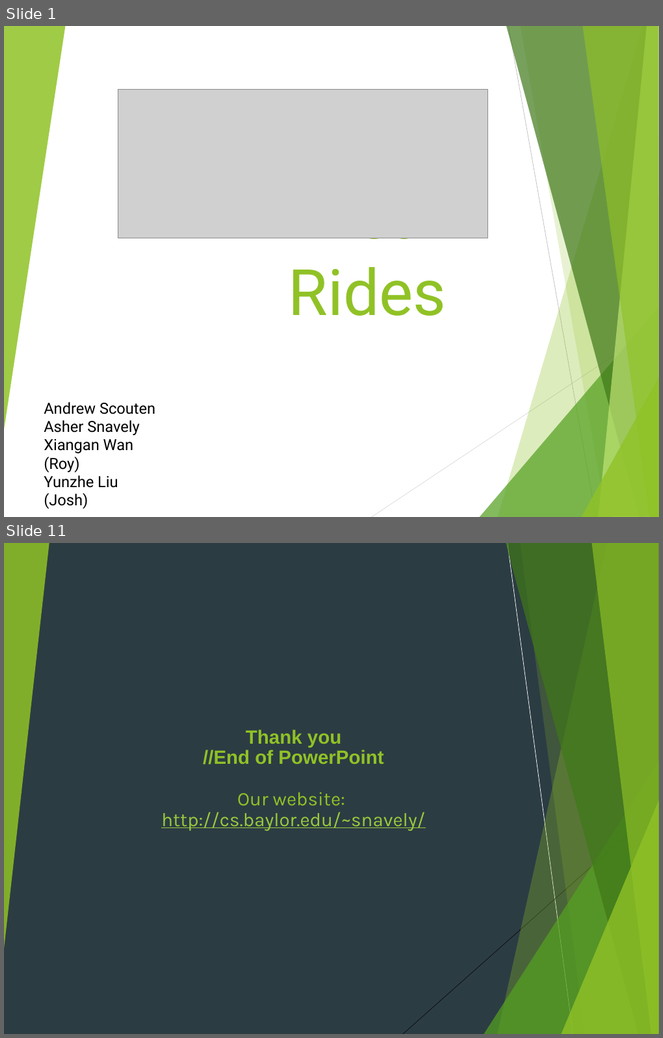
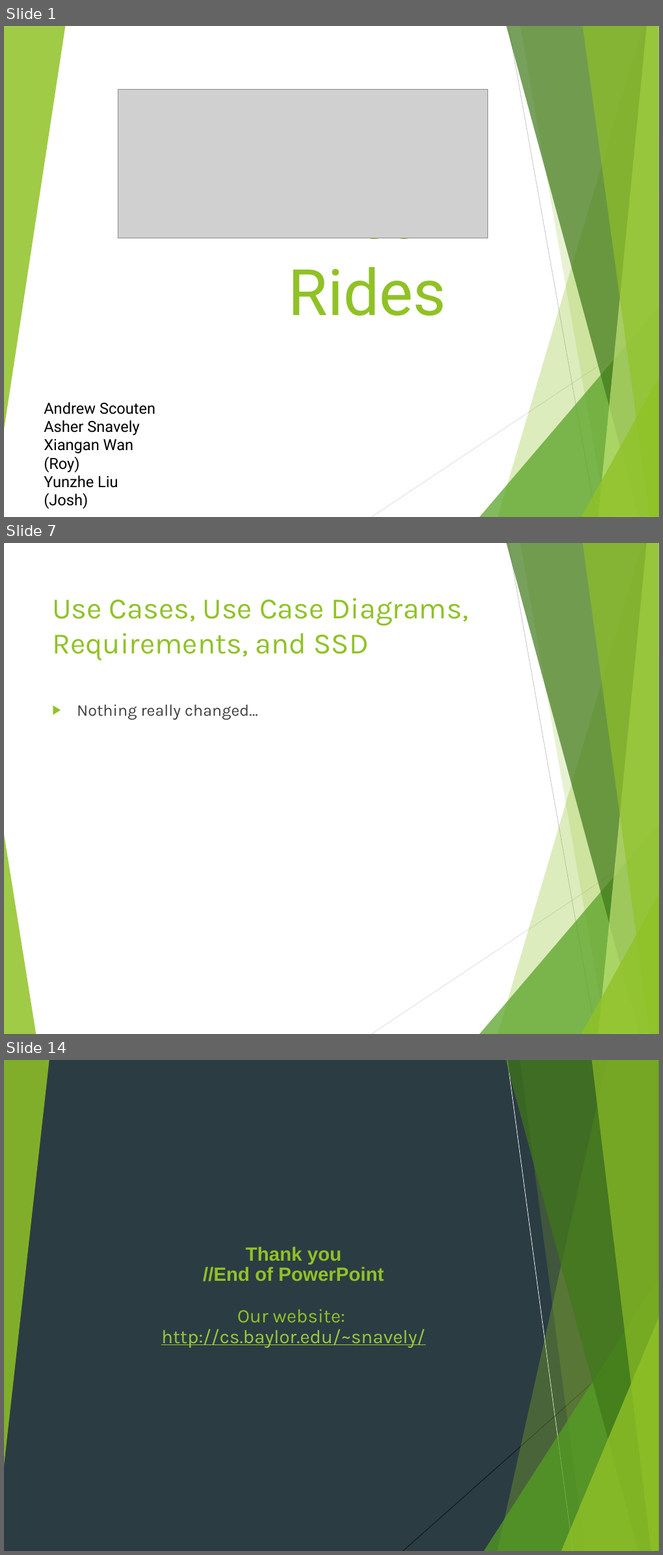
Before and after one commit to Haizhepi/BearRides, a slide deck: Documentation/Iteration2.pptx. Shown one above the other, each under a label of ours: slides 1 and 11 before the commit, slides 1, 7 and 14 after it; the slides between them are not shown. The pictures are 663x1038 and 663x1555 pixels, drawn with LibreOffice and Linux fonts; fonts in the diff are those of the drawing; grey boxes stand for pictures. Boxes give left, top, right and bottom in pixels: in the first picture for what was removed or moved away, otherwise in the second. Text is boxed around its words. In the diff, an @@ line names an element or a change of style, - is before the commit and + after.

```diff
--- a/Documentation/Iteration2.pptx
+++ b/Documentation/Iteration2.pptx
@@ slide 7 added at (4,543,659,1034), background #FFFFFF; not listed: 10 template elements that a slide beside it also shows @@
@@ title added at (52,598,469,661), 46.1 pt, text #90C226 @@
+Use Cases, Use Case Diagrams, Requirements, and SSD
@@ text added at (77,704,258,720), 25.6 pt, text #404040 @@
+▶ Nothing really changed…
@@ what was slide 11 is now slide 14 @@
```
Also in this commit, not shown: 8 slides changed, 3 other slides added, 1 slide removed.
